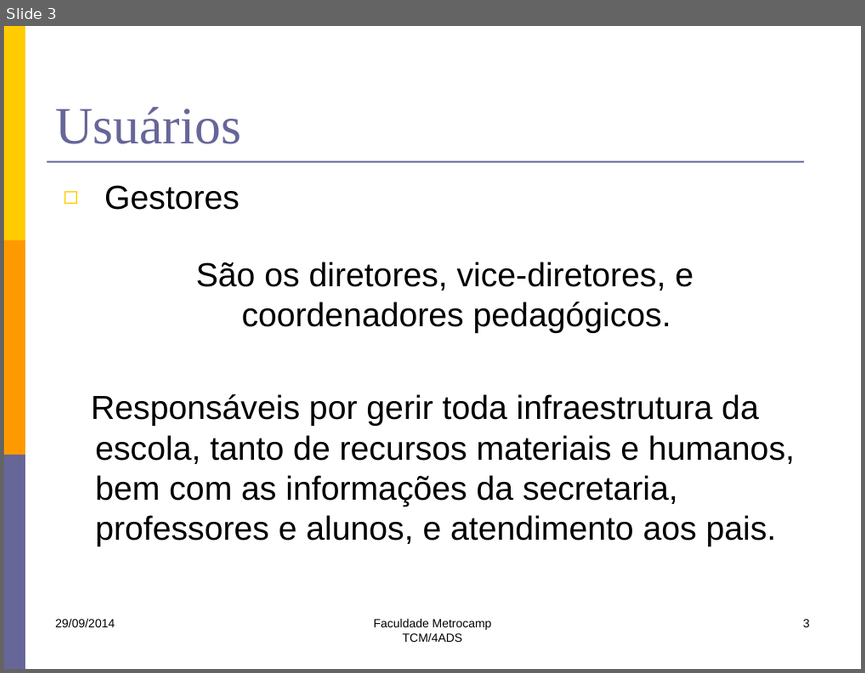
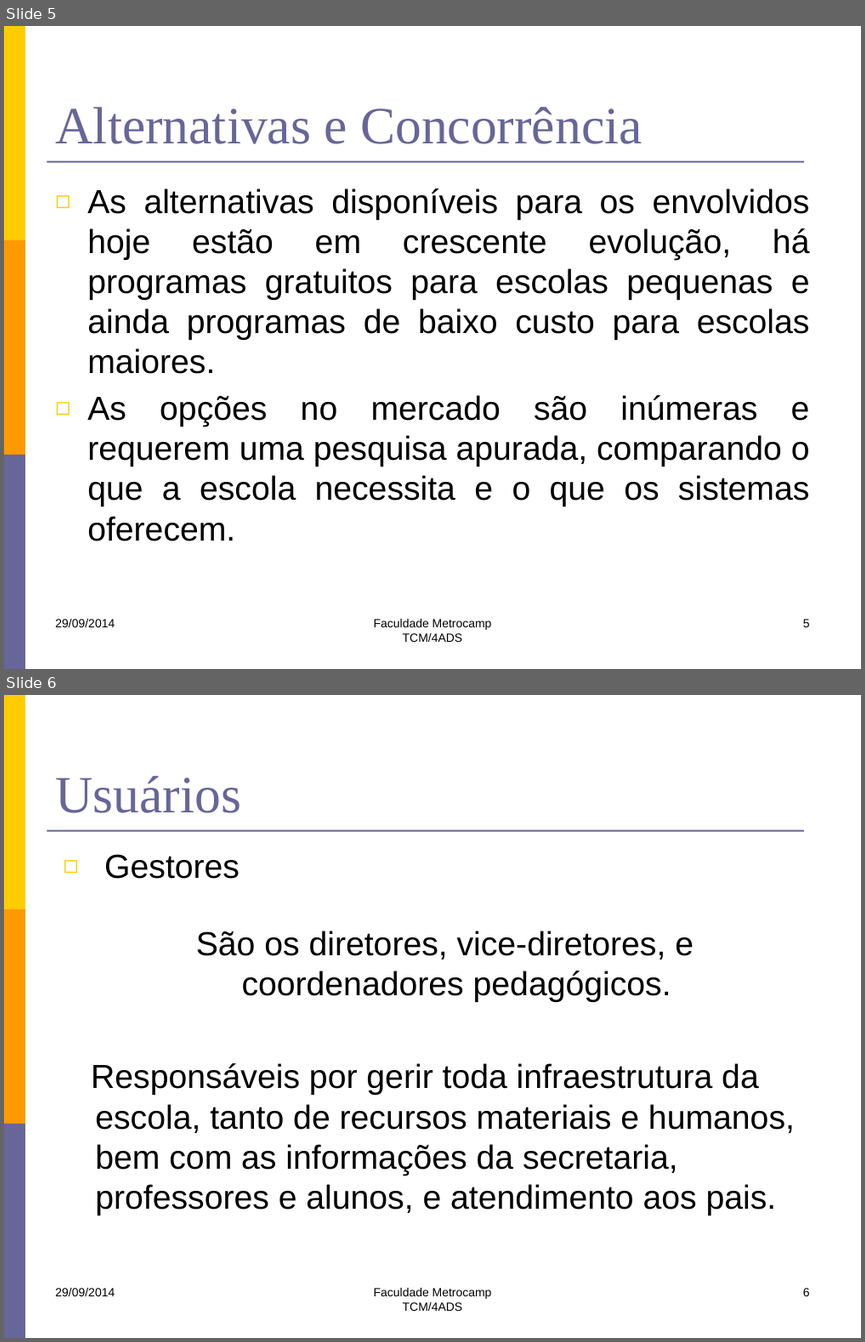
Before and after one commit to lfernandobra/pi5g1s14, a slide deck: documentacao/G5_Apresentacao2sem2014.pptx. Shown one above the other, each under a label of ours: slide 3 before the commit, slides 5 and 6 after it. The pictures are 865x673 and 865x1342 pixels, drawn with LibreOffice and Linux fonts; fonts in the diff are those of the drawing. Boxes give left, top, right and bottom in pixels: in the first picture for what was removed or moved away, otherwise in the second. Text is boxed around its words. In the diff, an @@ line names an element or a change of style, - is before the commit and + after.

```diff
--- a/documentacao/G5_Apresentacao2sem2014.pptx
+++ b/documentacao/G5_Apresentacao2sem2014.pptx
@@ slide 5 added at [4, 26, 861, 669], background #FFFFFF; not listed: 4 template elements that a slide beside it also shows @@
@@ title added at [55, 107, 642, 144], 44 pt, text #666699 @@
+Alternativas e Concorrência
@@ text added at [87, 188, 810, 541], 28 pt, text #000000 @@
+◻ As alternativas disponíveis para os envolvidos hoje estão em crescente evolução, há programas gratuitos para escolas pequenas e ainda programas de baixo custo para escolas maiores.
+◻ As opções no mercado são inúmeras e requerem uma pesquisa apurada, comparando o que a escola necessita e o que os sistemas oferecem.
@@ text added at [55, 618, 114, 627], 10 pt, text #000000 @@
+29/09/2014
@@ text added at [374, 618, 492, 641], 10 pt, text #000000 @@
+Faculdade Metrocamp
+TCM/4ADS
@@ page number added at [803, 618, 810, 627], 10 pt, text #000000 @@
+5
@@ what was slide 3 is now slide 6 @@
@@ page number at [803, 1287, 810, 1296]: text changed @@
-3
+6
```
Also in this commit, not shown: 1 slide changed, 2 other slides added.
